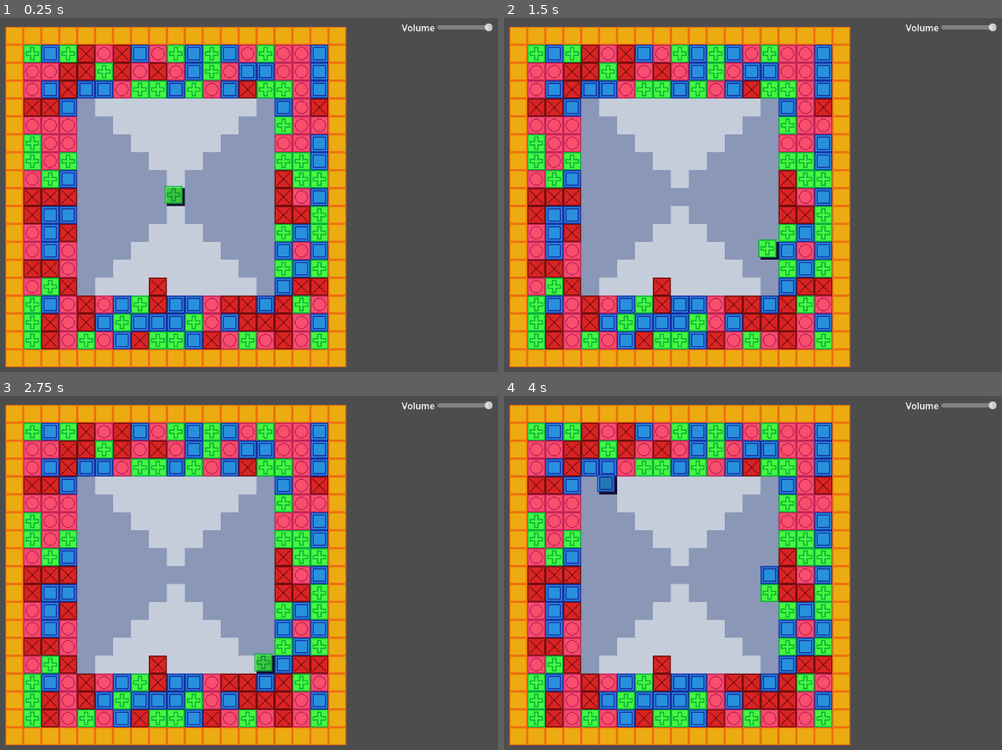
Above: before the commit, frames 1-4 (two rows, left to right).
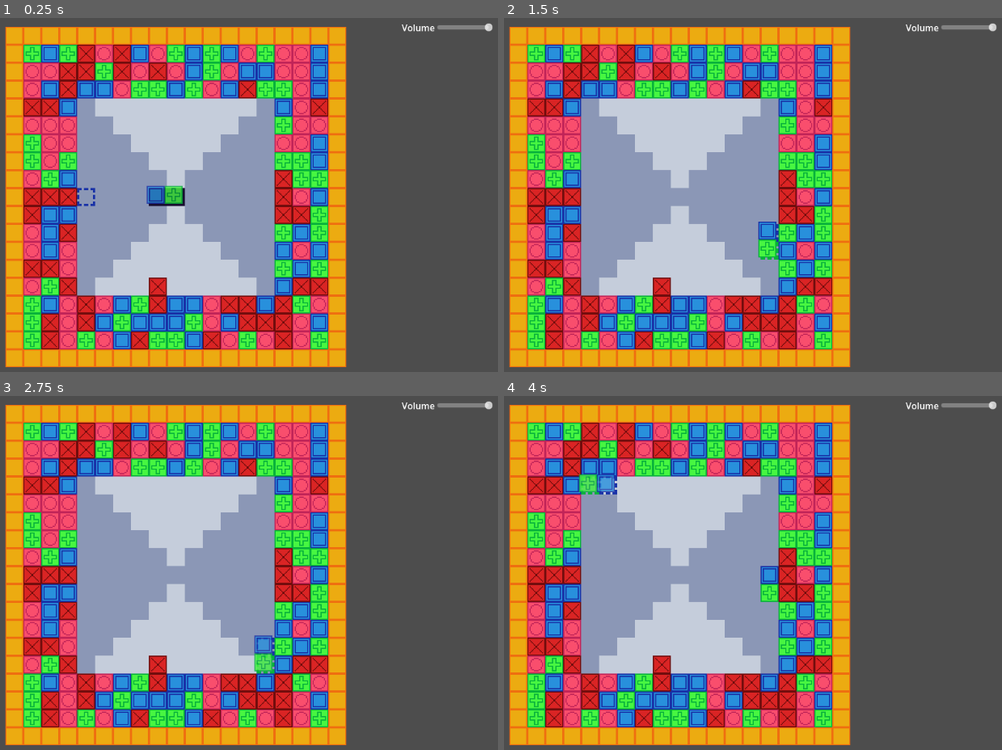
Above: after the commit, the same moments.

Repository: OwlyCode/LD54
Game: Godot game, scene res://game.tscn
The game is run twice, just before and just after one commit, with the same random seed, the same clock (stepped at 60 frames per second) and the same inputs.
Inputs:
- Up to frame 1 (0.25 s): no input
- Up to frame 2 (1.5 s): tap Enter at 0.5 s; hold Right (right) 0.53-1.28 s; tap Space (rotate) at 0.6, 1.25, 1.35 s; hold Down (down) from 1.28 s (still down)
- Up to frame 3 (2.75 s): release Down (down) at 2.03 s; hold Right (right) from 2.03 s (still down); tap Space (rotate) at 2.1 s
- Up to frame 4 (4 s): tap Enter at 2.75 s; release Right (right) at 2.78 s; hold Up (up) 2.78-3.53 s; tap Space (rotate) at 2.85, 3.6 s; hold Left (left) from 3.53 s (still down)

The runs differ from the first frame. In frame 1, 0.3% of the frame differs, in the area x 15-34%, y 47-54%; in frame 2, 0.3%; in frame 3, 0.4%, in the area x 50-56%, y 67-79%; in frame 4, 0.4%.
Error before the commit: Invalid call. Nonexistent function 'get_color' in base 'Array'. (res://TileMap.gd:341)

Commit message:
Update TileMap.gd

Diff:
--- a/TileMap.gd
+++ b/TileMap.gd
@@ -338,7 +338,7 @@
 				projection = Vector2i(cell[0], x)
 				x -= 1
 
-		set_cell(0, projection, 1, cell.get_color() + Vector2i(0, 2))
+		set_cell(0, projection, 1, cell[2].get_color() + Vector2i(0, 2))
 
 
 
